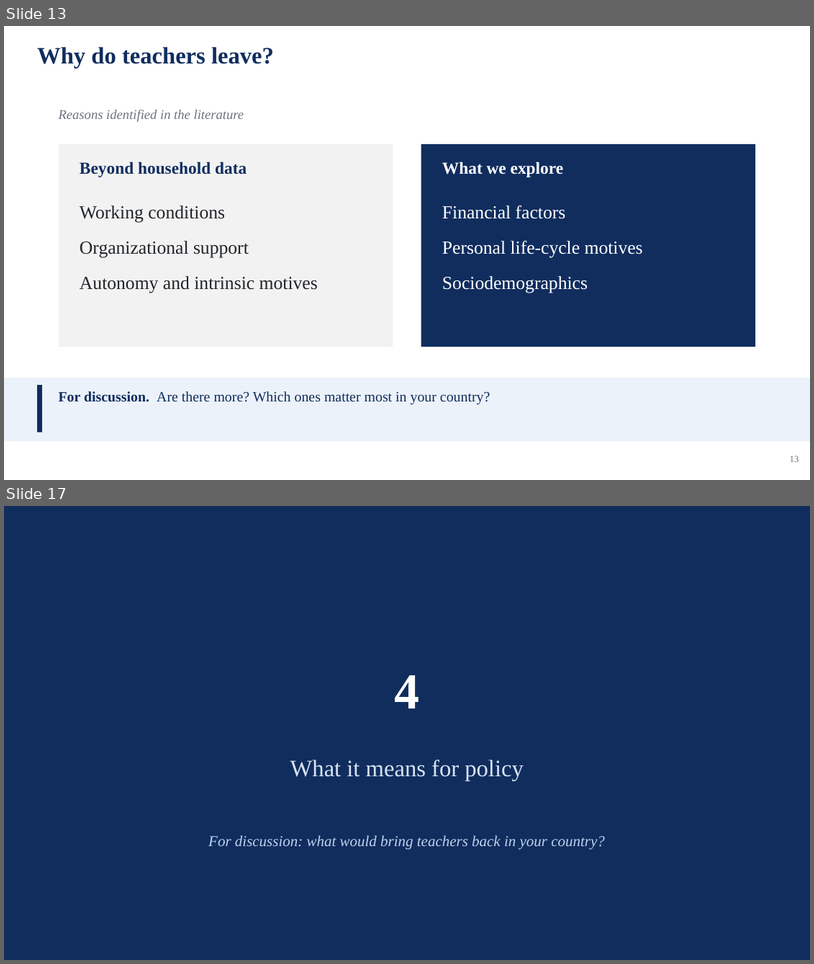
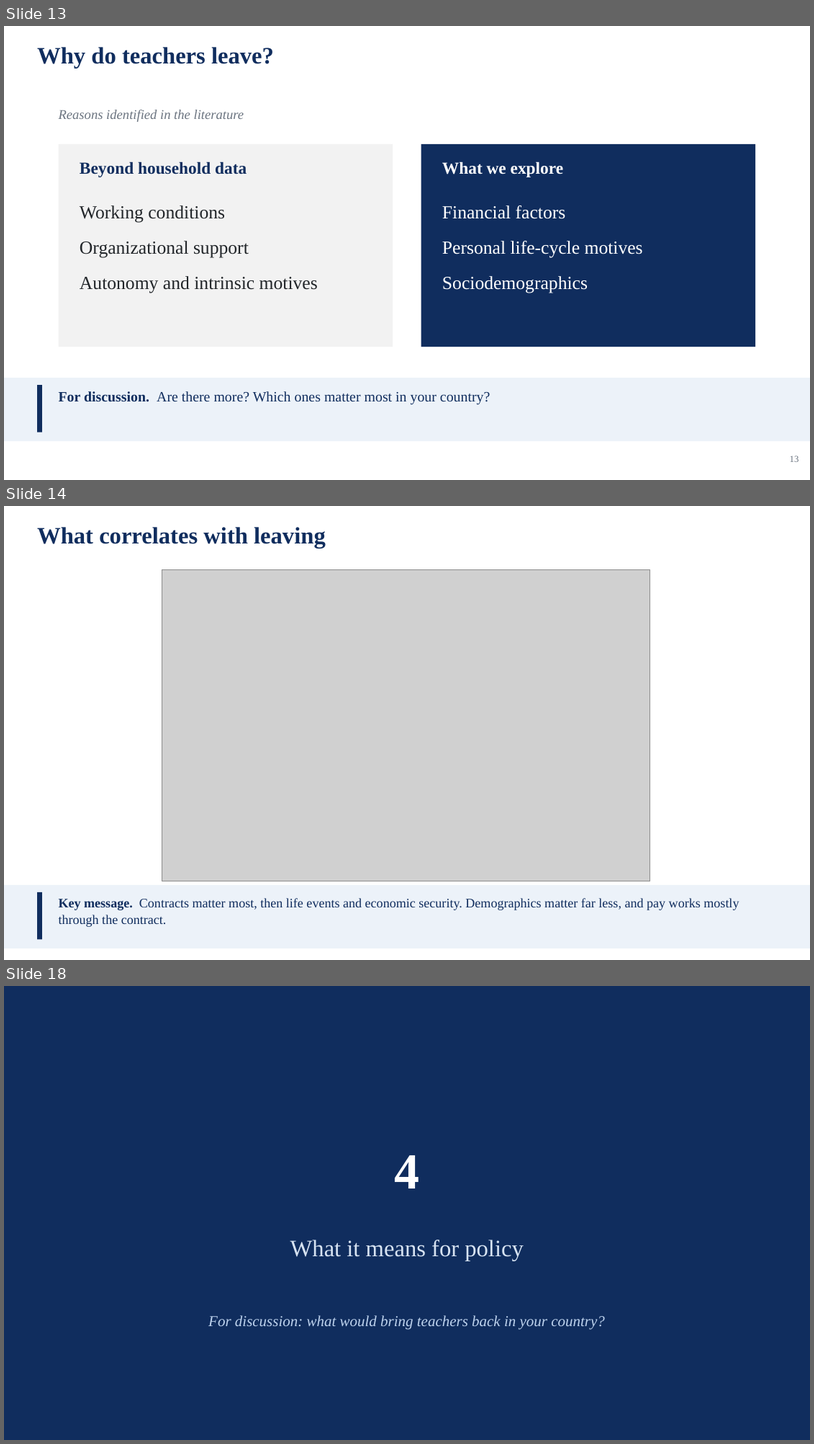
Before and after one commit to jedr1-ship-it/Alternative-Pathways----Quant, a slide deck: report/data_cluster/Proyect_US_policy.pptx. Shown one above the other, each under a label of ours: slides 13 and 17 before the commit, slides 13, 14 and 18 after it; the slides between them are not shown. The pictures are 814x964 and 814x1444 pixels, drawn with LibreOffice and Linux fonts; fonts in the diff are those of the drawing; grey boxes stand for pictures. Boxes give left, top, right and bottom in pixels: in the first picture for what was removed or moved away, otherwise in the second. Text is boxed around its words. In the diff, an @@ line names an element or a change of style, - is before the commit and + after.

```diff
--- a/report/data_cluster/Proyect_US_policy.pptx
+++ b/report/data_cluster/Proyect_US_policy.pptx
@@ slide 14 added at [4, 506, 810, 960], background #FFFFFF @@
@@ text added at [37, 527, 326, 548], 28 pt, text #102D5E, bold @@
+What correlates with leaving
@@ picture added at [162, 569, 650, 881] @@
@@ rectangle added at [4, 885, 810, 948], fill #ECF2F9 @@
@@ rectangle added at [37, 892, 42, 939], fill #102D5E @@
@@ text added at [59, 898, 739, 926], 15.5 pt, text #102D5E @@
+Key message. Contracts matter most, then life events and economic security. Demographics matter far less, and pay works mostly through the contract.
@@ what was slide 17 is now slide 18 @@
```
Also in this commit, not shown: 5 slides changed, 7 other files.
